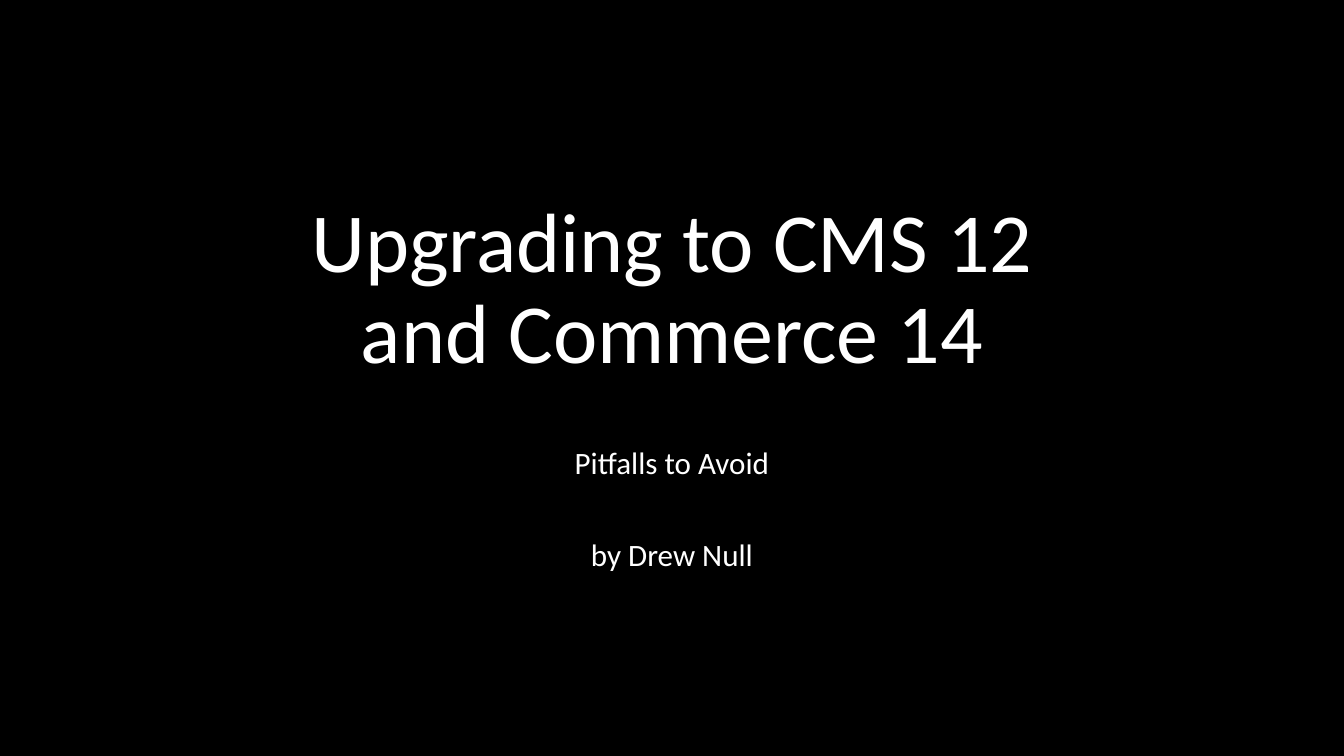
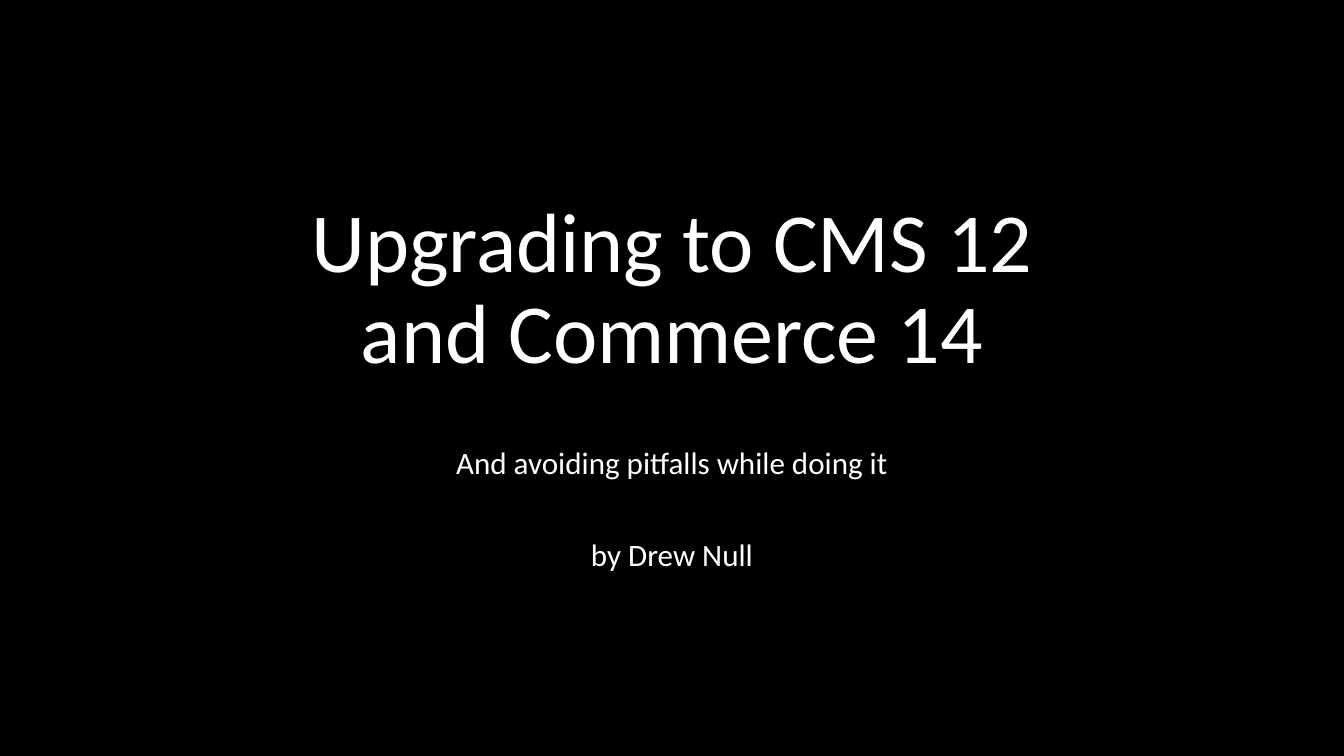
Before and after one commit to DrewNull/optimizely-cms12-upgrade, a slide deck: slide 1 of Presentation--Upgrading-to-CMS-12-and-Commerce-14.pptx. Drawn at 1344x756 pixels with LibreOffice and Linux fonts; fonts in the diff are those of the drawing. Boxes give left, top, right and bottom in pixels: in the first picture for what was removed or moved away, otherwise in the second. Text is boxed around its words. In the diff, an @@ line names an element or a change of style, - is before the commit and + after.

```diff
--- a/Presentation--Upgrading-to-CMS-12-and-Commerce-14.pptx
+++ b/Presentation--Upgrading-to-CMS-12-and-Commerce-14.pptx
@@ subtitle at [456,452,887,480]: text changed @@
-Pitfalls to Avoid
+And avoiding pitfalls while doing it
```
Also in this commit, not shown: 1 other slide changed, 1 other file.
